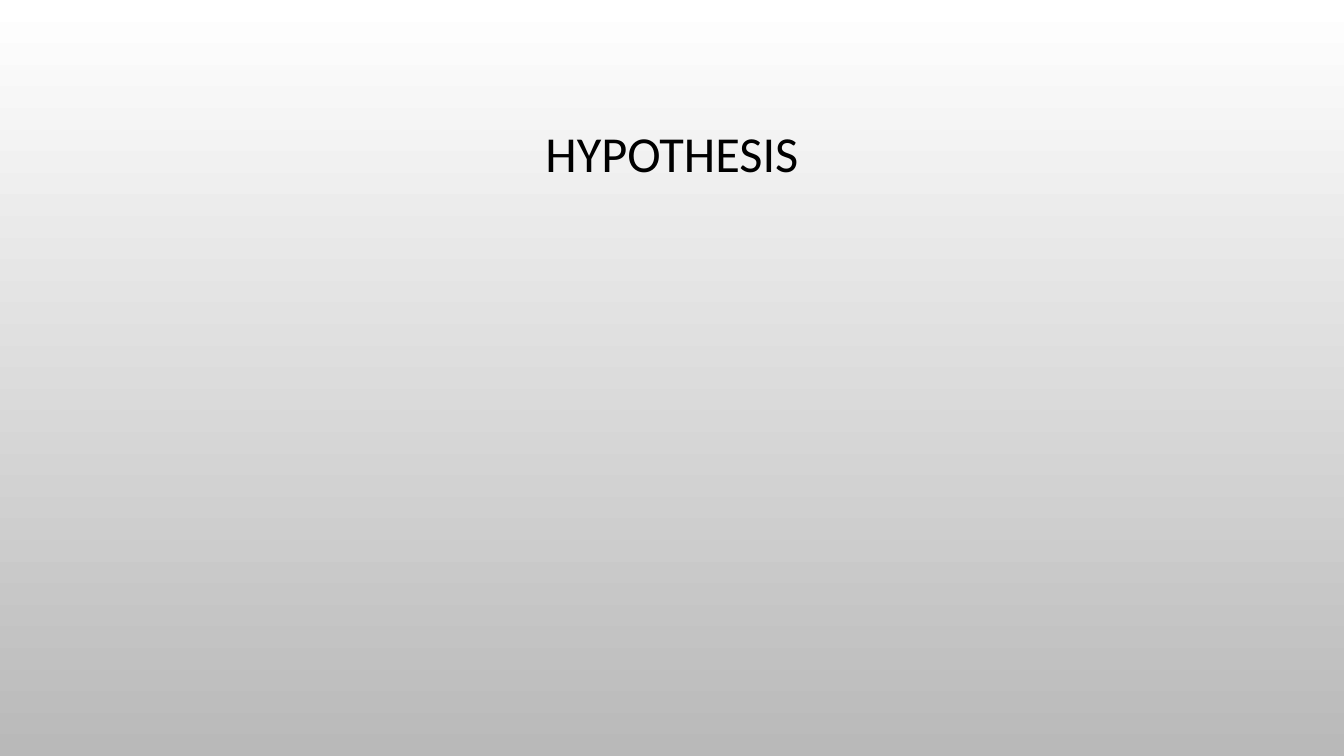
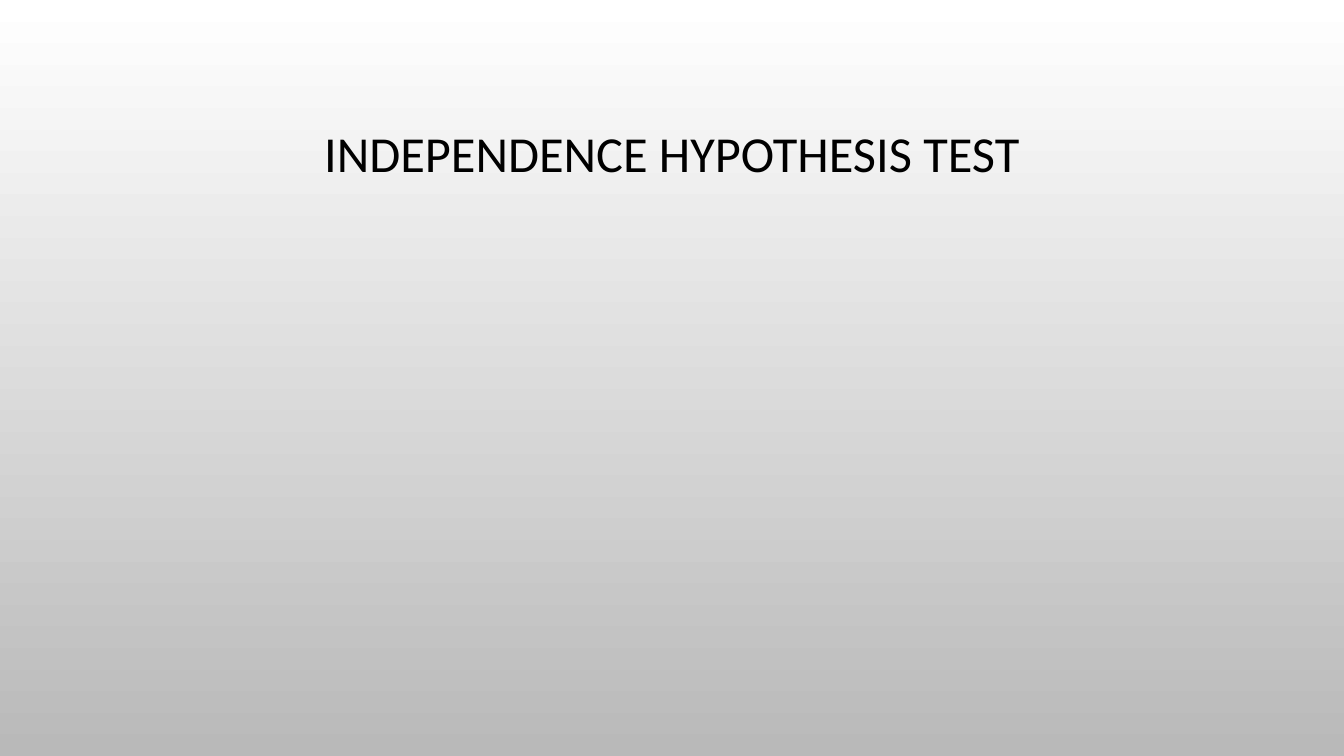
Before and after one commit to himalayahall/CUNY-DATA606, a slide deck: slide 8 of Project/Hakim-Project.pptx (slide 7 before the commit). Drawn at 1344x756 pixels with LibreOffice and Linux fonts; fonts in the diff are those of the drawing; background and template pictures are left out. Boxes give left, top, right and bottom in pixels: in the first picture for what was removed or moved away, otherwise in the second. Text is boxed around its words. In the diff, an @@ line names an element or a change of style, - is before the commit and + after.

```diff
--- a/Project/Hakim-Project.pptx
+++ b/Project/Hakim-Project.pptx
@@ title at (324,139,1019,173): text changed @@
-HYPOTHESIS
+INDEPENDENCE HYPOTHESIS TEST
```
Also in this commit, not shown: 6 other slides changed, 6 slides added, 3 slides removed, 1 other file.
